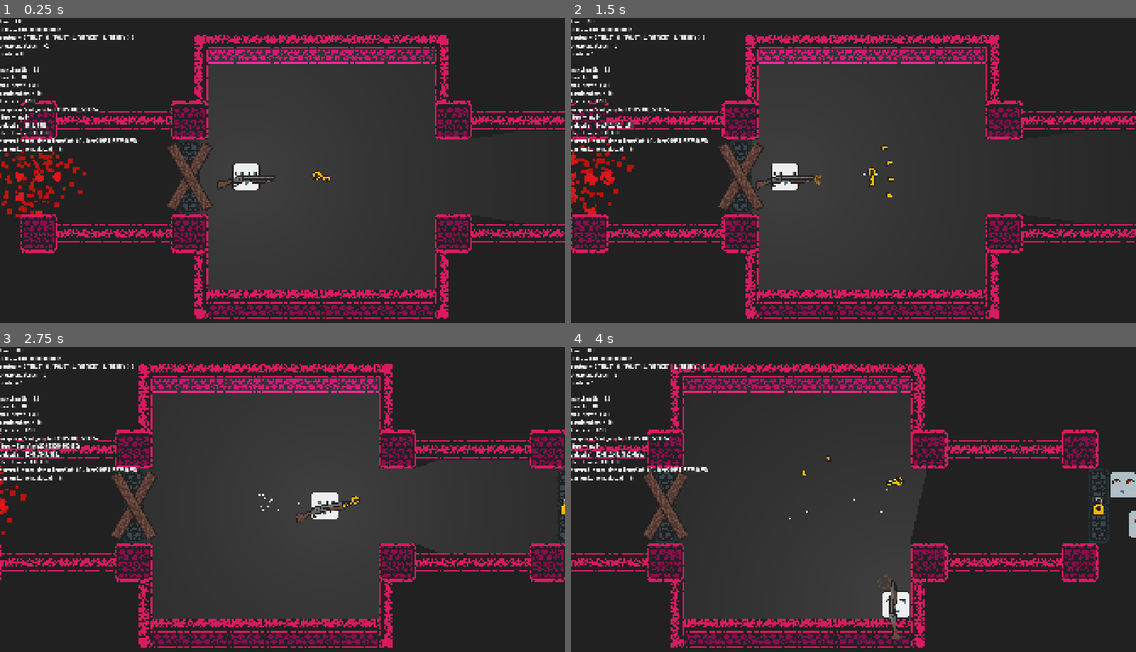
Above: before the commit, frames 1-4 (two rows, left to right).
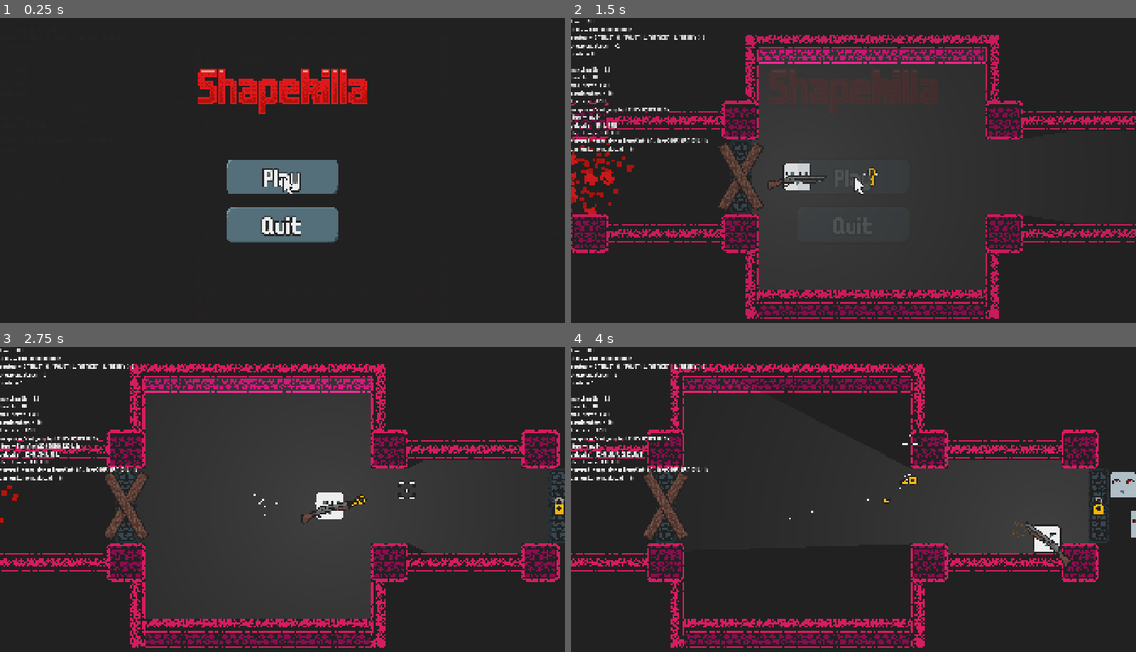
Above: after the commit, the same moments.

Repository: desyatkoff/shapekilla
Game: Godot game, scene res://world.tscn
Same seed, same stepped clock (60 frames per second), same inputs: the game is played once before the commit and once after it.
Inputs (mouse positions are in pixels of both pictures, inside the frame that each line leads up to):
- Up to frame 1 (0.25 s): no input
- Up to frame 2 (1.5 s): click (853, 176) at 0.5 s, where only the run after the commit has a clickable "Play"; click (853, 176) at 1.25 s, where only the run after the commit has a clickable "Play"
- Up to frame 3 (2.75 s): tap Enter at 2 s; move the mouse to (406, 490) at 2.02 s; hold D (right) from 2.03 s (still down); tap E (use) at 2.1 s
- Up to frame 4 (4 s): move the mouse to (740, 520) at 2.77 s; release D (right) at 2.78 s; hold S (down) 2.78-3.53 s; tap Q (drop) at 2.85 s; tap E (use) at 3.05, 3.8 s; move the mouse to (910, 435) at 3.52 s; hold D (right) from 3.53 s (still down); click (910, 435) at 3.6 s

The runs differ from the first frame. In frame 1, 22% of the frame differs, in the area x 0-100%, y 0-99%; in frame 2, 1.0%; in frame 3, 9.5%; in frame 4, 8.8%.

Commit message:
feat: main menu, end menu

Diff:
--- a/end_area.gd
+++ b/end_area.gd
@@ -2,4 +2,4 @@
 
 func _on_body_entered(body: Node2D) -> void:
 	if body is Player:
-		get_tree().call_deferred("reload_current_scene")
+		get_tree().current_scene.get_node("HUD").get_node("EndMenu").show_menu()
--- /dev/null
+++ b/end_menu.gd
@@ -0,0 +1,10 @@
+extends Control
+
+func _on_quit_button_pressed() -> void:
+	get_tree().quit()
+
+func show_menu() -> void:
+	visible = true
+
+	get_tree().current_scene.get_node("Player").can_play = false
+	get_parent().get_node("MouseCursor").region_rect = Rect2(0.0, 0.0, 32.0, 32.0)
--- /dev/null
+++ b/end_menu.tscn
@@ -0,0 +1,65 @@
+[gd_scene format=3 uid="uid://b5r1fvowdpklr"]
+
+[ext_resource type="Theme" uid="uid://clwt3qh00s50u" path="res://ui.tres" id="1_fda56"]
+[ext_resource type="Script" uid="uid://bdervk75ewpv4" path="res://end_menu.gd" id="2_n0xmy"]
+[ext_resource type="Texture2D" uid="uid://dkuccaoe4wntf" path="res://button.png" id="4_jopyb"]
+
+[node name="EndMenu" type="Control" unique_id=1166539871]
+layout_mode = 3
+anchors_preset = 15
+anchor_right = 1.0
+anchor_bottom = 1.0
+grow_horizontal = 2
+grow_vertical = 2
+theme = ExtResource("1_fda56")
+script = ExtResource("2_n0xmy")
+
+[node name="TitleLabel" type="Label" parent="." unique_id=1160814605]
+layout_mode = 1
+anchors_preset = 15
+anchor_right = 1.0
+anchor_bottom = 1.0
+grow_horizontal = 2
+grow_vertical = 2
+theme = ExtResource("1_fda56")
+theme_override_font_sizes/font_size = 96
+text = "THE GAME IS OVER
+
+
+
+
+
+"
+horizontal_alignment = 1
+vertical_alignment = 1
+
+[node name="QuitButton" type="TextureButton" parent="." unique_id=102346248]
+layout_mode = 1
+anchors_preset = 8
+anchor_left = 0.5
+anchor_top = 0.5
+anchor_right = 0.5
+anchor_bottom = 0.5
+offset_left = -192.0
+offset_top = -64.0
+offset_right = 192.0
+offset_bottom = 64.0
+grow_horizontal = 2
+grow_vertical = 2
+theme = ExtResource("1_fda56")
+texture_normal = ExtResource("4_jopyb")
+
+[node name="Label" type="Label" parent="QuitButton" unique_id=1033005664]
+layout_mode = 1
+anchors_preset = 15
+anchor_right = 1.0
+anchor_bottom = 1.0
+grow_horizontal = 2
+grow_vertical = 2
+theme = ExtResource("1_fda56")
+theme_override_font_sizes/font_size = 96
+text = "Quit"
+horizontal_alignment = 1
+vertical_alignment = 1
+
+[connection signal="pressed" from="QuitButton" to="." method="_on_quit_button_pressed"]
--- /dev/null
+++ b/main_menu.gd
@@ -0,0 +1,30 @@
+extends Control
+
+@onready var bg = $Background
+
+func _ready() -> void:
+	visible = true
+
+	var tween = create_tween()
+
+	tween.set_trans(Tween.TRANS_SINE)
+	tween.set_ease(Tween.EASE_IN_OUT)
+	tween.tween_property(bg, "color", Color("#21212100"), 4.0)
+
+func _on_play_button_pressed() -> void:
+	var tween = create_tween()
+
+	tween.set_trans(Tween.TRANS_SINE)
+	tween.set_ease(Tween.EASE_IN_OUT)
+	tween.tween_property(self, "modulate", Color.TRANSPARENT, 1.0)
+
+	tween.finished.connect(play)
+
+func _on_quit_button_pressed() -> void:
+	get_tree().quit()
+
+func play() -> void:
+	get_tree().current_scene.get_node("Player").can_play = true
+	get_parent().get_node("MouseCursor").region_rect = Rect2(32.0, 0.0, 32.0, 32.0)
+
+	queue_free()
--- /dev/null
+++ b/main_menu.tscn
@@ -0,0 +1,98 @@
+[gd_scene format=3 uid="uid://wh2hxggss4hs"]
+
+[ext_resource type="Theme" uid="uid://clwt3qh00s50u" path="res://ui.tres" id="1_fu7sn"]
+[ext_resource type="Script" uid="uid://bxtope1xe8gxr" path="res://main_menu.gd" id="2_glbon"]
+[ext_resource type="Texture2D" uid="uid://v5ryrfw3b21v" path="res://logo.png" id="2_jix8l"]
+[ext_resource type="Texture2D" uid="uid://dkuccaoe4wntf" path="res://button.png" id="3_glbon"]
+
+[node name="MainMenu" type="Control" unique_id=1166539871]
+layout_mode = 3
+anchors_preset = 15
+anchor_right = 1.0
+anchor_bottom = 1.0
+grow_horizontal = 2
+grow_vertical = 2
+theme = ExtResource("1_fu7sn")
+script = ExtResource("2_glbon")
+
+[node name="Background" type="ColorRect" parent="." unique_id=764543590]
+layout_mode = 1
+anchors_preset = 15
+anchor_right = 1.0
+anchor_bottom = 1.0
+grow_horizontal = 2
+grow_vertical = 2
+color = Color(0.12941177, 0.12941177, 0.12941177, 1)
+
+[node name="Logo" type="TextureRect" parent="." unique_id=2044429766]
+layout_mode = 1
+anchors_preset = 5
+anchor_left = 0.5
+anchor_right = 0.5
+offset_left = -315.0
+offset_right = 315.0
+offset_bottom = 500.0
+grow_horizontal = 2
+theme = ExtResource("1_fu7sn")
+texture = ExtResource("2_jix8l")
+
+[node name="PlayButton" type="TextureButton" parent="." unique_id=587676720]
+layout_mode = 1
+anchors_preset = 8
+anchor_left = 0.5
+anchor_top = 0.5
+anchor_right = 0.5
+anchor_bottom = 0.5
+offset_left = -192.0
+offset_top = -64.0
+offset_right = 192.0
+offset_bottom = 64.0
+grow_horizontal = 2
+grow_vertical = 2
+theme = ExtResource("1_fu7sn")
+texture_normal = ExtResource("3_glbon")
+
+[node name="Label" type="Label" parent="PlayButton" unique_id=1476608680]
+layout_mode = 1
+anchors_preset = 15
+anchor_right = 1.0
+anchor_bottom = 1.0
+grow_horizontal = 2
+grow_vertical = 2
+theme = ExtResource("1_fu7sn")
+theme_override_font_sizes/font_size = 96
+text = "Play"
+horizontal_alignment = 1
+vertical_alignment = 1
+
+[node name="QuitButton" type="TextureButton" parent="." unique_id=102346248]
+layout_mode = 1
+anchors_preset = 8
+anchor_left = 0.5
+anchor_top = 0.5
+anchor_right = 0.5
+anchor_bottom = 0.5
+offset_left = -192.0
+offset_top = 100.0
+offset_right = 192.0
+offset_bottom = 228.0
+grow_horizontal = 2
+grow_vertical = 2
+theme = ExtResource("1_fu7sn")
+texture_normal = ExtResource("3_glbon")
+
+[node name="Label" type="Label" parent="QuitButton" unique_id=1033005664]
+layout_mode = 1
+anchors_preset = 15
+anchor_right = 1.0
+anchor_bottom = 1.0
+grow_horizontal = 2
+grow_vertical = 2
+theme = ExtResource("1_fu7sn")
+theme_override_font_sizes/font_size = 96
+text = "Quit"
+horizontal_alignment = 1
+vertical_alignment = 1
+
+[connection signal="pressed" from="PlayButton" to="." method="_on_play_button_pressed"]
+[connection signal="pressed" from="QuitButton" to="." method="_on_quit_button_pressed"]
--- /dev/null
+++ b/mouse_cursor.gd
@@ -0,0 +1,4 @@
+extends Sprite2D
+
+func _process(_delta: float) -> void:
+	global_position = get_global_mouse_position()
--- /dev/null
+++ b/mouse_cursor.tscn
@@ -0,0 +1,13 @@
+[gd_scene format=3 uid="uid://qwp8dtxo5bn2"]
+
+[ext_resource type="Texture2D" uid="uid://dxf1y5l0k4fvx" path="res://mouse_cursor.png" id="1_gwtus"]
+[ext_resource type="Script" uid="uid://bnjhp58icb8qy" path="res://mouse_cursor.gd" id="2_uqhu5"]
+
+[node name="MouseCursor" type="Sprite2D" unique_id=1856643083]
+light_mask = 0
+z_index = 1
+scale = Vector2(4, 4)
+texture = ExtResource("1_gwtus")
+region_enabled = true
+region_rect = Rect2(0, 0, 32, 32)
+script = ExtResource("2_uqhu5")
--- a/player.gd
+++ b/player.gd
@@ -4,6 +4,8 @@
 @onready var item_slot = $ItemSlot
 @onready var camera = $Camera2D
 @onready var light = $PointLight2D
+
+var can_play = false
 
 var item: Item
 
@@ -16,25 +18,25 @@
 	if fsm.state == fsm.states.DEAD:
 		return
 
-	if weapon:
-		weapon.rotation = lerp_angle(
-			weapon.rotation,
+	var mouse_direction = (get_global_mouse_position() - global_position).normalized()
+
+	if can_play:
+		if weapon:
+			weapon.rotation = lerp_angle(
+				weapon.rotation,
+				global_position.angle_to_point(get_global_mouse_position()),
+				8.0 * delta
+			)
+
+			weapon.sprite.flip_v = mouse_direction.x < 0
+
+		item_slot.rotation = lerp_angle(
+			item_slot.rotation,
 			global_position.angle_to_point(get_global_mouse_position()),
-			8.0 * delta
+			4.0 * delta
 		)
 
-	item_slot.rotation = lerp_angle(
-		item_slot.rotation,
-		global_position.angle_to_point(get_global_mouse_position()),
-		4.0 * delta
-	)
-
-	var mouse_direction = (get_global_mouse_position() - global_position).normalized()
-
-	body_sprite.flip_h = mouse_direction.x < 0
-
-	if weapon:
-		weapon.sprite.flip_v = mouse_direction.x < 0
+		body_sprite.flip_h = mouse_direction.x < 0
 
 	match current_room_slot_id:
 		0:
@@ -126,5 +128,3 @@
 	set_collision_layer_value(3, false)
 	set_collision_mask_value(2, false)
 	set_collision_mask_value(3, false)
-
-	call_deferred("reparent", debris_container)
--- a/player_fsm.gd
+++ b/player_fsm.gd
@@ -11,8 +11,12 @@
 
 func _state_logic(_delta: float) -> void:
 	if state != states.DEAD:
-		get_parent().get_input()
+		if get_parent().can_play:
+			get_parent().get_input()
+
 		get_parent().move()
+	else:
+		get_tree().current_scene.get_node("HUD").get_node("EndMenu").show_menu()
 
 func _get_transition() -> int:
 	match state:
--- a/project.godot
+++ b/project.godot
@@ -25,7 +25,7 @@
 window/size/viewport_height=1080
 window/size/mode=3
 window/stretch/mode="canvas_items"
-mouse_cursor/custom_image="uid://dxf1y5l0k4fvx"
+mouse_cursor/custom_image="uid://uqbeeub0f8uk"
 mouse_cursor/custom_image_hotspot=Vector2(16, 16)
 mouse_cursor/tooltip_position_offset=Vector2(16, 16)
 
--- a/world.tscn
+++ b/world.tscn
@@ -5,6 +5,9 @@
 [ext_resource type="PackedScene" uid="uid://b72872psfpjl0" path="res://key.tscn" id="3_tlwt5"]
 [ext_resource type="PackedScene" uid="uid://ckyph8pg700pf" path="res://hud.tscn" id="4_aqk2v"]
 [ext_resource type="PackedScene" uid="uid://dnyqao0288vix" path="res://shotgun.tscn" id="5_036b0"]
+[ext_resource type="PackedScene" uid="uid://qwp8dtxo5bn2" path="res://mouse_cursor.tscn" id="6_dwbse"]
+[ext_resource type="PackedScene" uid="uid://b5r1fvowdpklr" path="res://end_menu.tscn" id="7_gbfbk"]
+[ext_resource type="PackedScene" uid="uid://wh2hxggss4hs" path="res://main_menu.tscn" id="7_pkg7o"]
 
 [sub_resource type="Gradient" id="Gradient_aqk2v"]
 offsets = PackedFloat32Array(0)
@@ -36,3 +39,11 @@
 [node name="Shotgun" parent="Player" unique_id=760112493 instance=ExtResource("5_036b0")]
 
 [node name="HUD" parent="." unique_id=93772059 instance=ExtResource("4_aqk2v")]
+
+[node name="MainMenu" parent="HUD" unique_id=1166539871 instance=ExtResource("7_pkg7o")]
+visible = false
+
+[node name="EndMenu" parent="HUD" unique_id=1031296966 instance=ExtResource("7_gbfbk")]
+visible = false
+
+[node name="MouseCursor" parent="HUD" unique_id=1856643083 instance=ExtResource("6_dwbse")]
Binary file added: button.aseprite
Binary file added: button.png
Not shown, added: button.png.import
Not shown, added: end_menu.gd.uid
Not shown, added: main_menu.gd.uid
Binary file changed: mouse_cursor.aseprite
Not shown, added: mouse_cursor.gd.uid
Binary file changed: mouse_cursor.png
Binary file added: nothing.aseprite
Binary file added: nothing.png
Not shown, added: nothing.png.import
